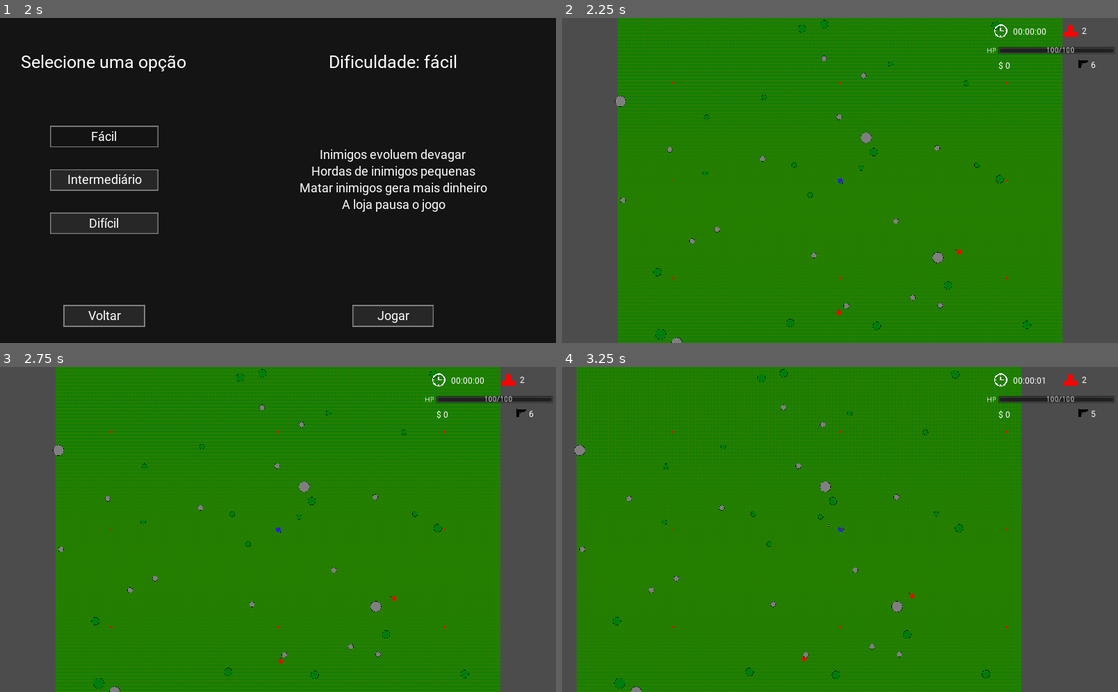
Above: before the commit, frames 1-4 (two rows, left to right).
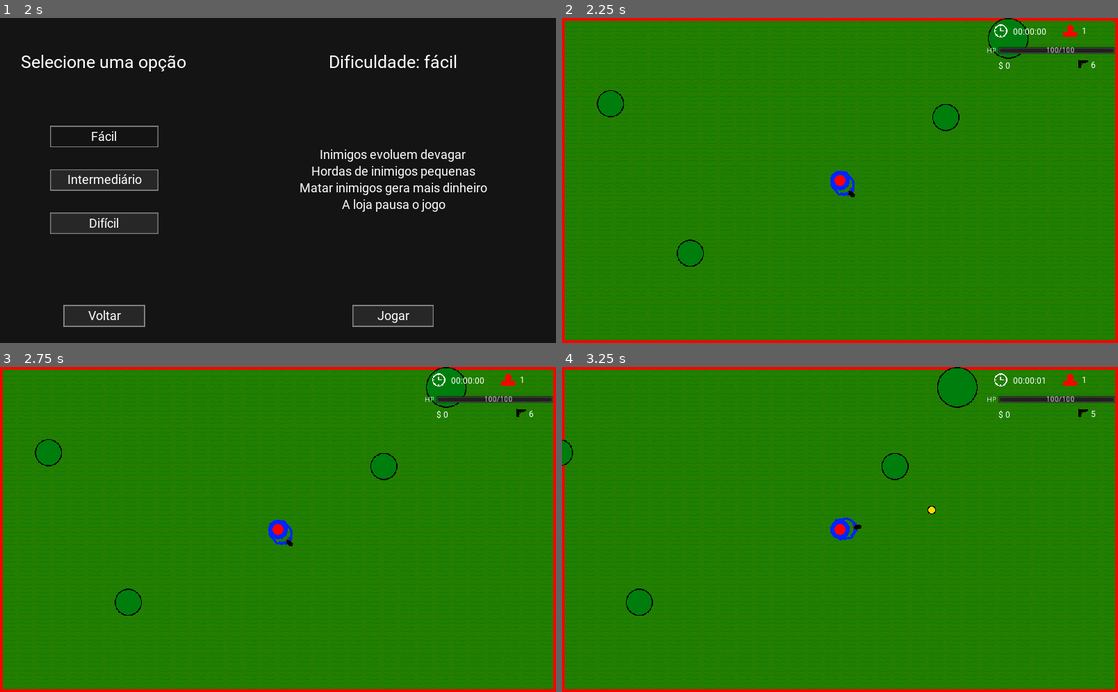
Above: after the commit, the same moments.

Repository: GregorioFornetti/Zigmor
Game: Godot game, scene res://Scenes_and_scripts/Interfaces/Menus/Main_menu.tscn
The game is run twice, just before and just after one commit, with the same random seed, the same clock (stepped at 60 frames per second) and the same inputs.
Inputs (mouse positions are in pixels of both pictures, inside the frame that each line leads up to):
- Up to frame 1 (2 s): click "Jogar" at 0.5 s; click "Fácil" at 1.25 s
- Up to frame 2 (2.25 s): click "Jogar" at 2 s
- Up to frame 3 (2.75 s): no input
- Up to frame 4 (3.25 s): tap Enter at 2.75 s; move the mouse to (962, 513) at 2.77 s; press the mouse at (962, 513) at 2.78 s; hold Right (ui_right) from 2.78 s (still down); tap 0 (0_shop_select) at 3.02 s

Frame 1 is identical in both runs. In frame 2, 35% of the frame differs, in the area x 0-100%, y 0-100%; in frame 3, 35%; in frame 4, 33%.

Commit message:
bug ia inimigo resolvido

Diff:
--- a/Scenes_and_scripts/Enemies/Enemy_base.gd
+++ b/Scenes_and_scripts/Enemies/Enemy_base.gd
@@ -70,12 +70,18 @@
 	# width e height estão relacionados ao retângulo de colisão que será criado para verificar
 	# a colisão
 	# Se ocorrer uma colisão, o retorno é true, caso contrário é false.
+	var teste = get_parent().get_node("TESTE")
+	teste.position = global_position
+	teste.transform = Transform2D(rotation + deg2rad(angle), global_position + Vector2(0, -height).rotated(rotation + deg2rad(angle)))
+
 	var query = Physics2DShapeQueryParameters.new()
 	query.collision_layer = 0b00000000001000000000
 	var shape = RectangleShape2D.new()
 	shape.extents = Vector2(width, height)
+	teste.shape = shape
 	query.set_shape(shape)
-	query.transform = Transform2D(rotation + PI / 2 + deg2rad(angle), global_position + Vector2(0, -height).rotated(rotation + deg2rad(angle)))
+	query.transform = Transform2D(rotation + deg2rad(angle), global_position + Vector2(0, -height).rotated(rotation + deg2rad(angle)))
+	# Transform2D(rotation + PI / 2 + deg2rad(angle), global_position + Vector2(0, -height).rotated(rotation + deg2rad(angle)))
 	return len(space_state.collide_shape(query, 1)) != 0
 
 func get_angle_to_dodge_obstacles(width, height):
--- a/Scenes_and_scripts/Enemies/Enemy_base.tscn
+++ b/Scenes_and_scripts/Enemies/Enemy_base.tscn
@@ -30,5 +30,9 @@
 wait_time = 4.0
 one_shot = true
 
+[node name="Navigation2D" type="Navigation2D" parent="."]
+
+[node name="Line2D" type="Line2D" parent="."]
+
 [connection signal="area_entered" from="Hurtbox" to="." method="_on_Hurtbox_area_entered"]
 [connection signal="timeout" from="HealthBar_timer" to="." method="_on_HealthBar_timer_timeout"]
--- a/Scenes_and_scripts/Enemies/Enemy_shooter_chaser.gd
+++ b/Scenes_and_scripts/Enemies/Enemy_shooter_chaser.gd
@@ -10,6 +10,7 @@
 
 func movimentation(delta):
 	var dodge_rotation = get_angle_to_dodge_obstacles($CollisionShape2D.shape.radius, 100)
+	print(dodge_rotation)
 	move_and_slide(global_position.direction_to(Player.global_position).rotated(deg2rad(dodge_rotation)) * attributes['speed'] * delta * 50)
 
 func set_default_range():
--- a/Scenes_and_scripts/Map_generation/Map_generator.gd
+++ b/Scenes_and_scripts/Map_generation/Map_generator.gd
@@ -13,6 +13,8 @@
 	create_chunks_if_necessary()
 
 func _draw():
+	var window_size = Vector2(ProjectSettings.get_setting("display/window/size/width"), ProjectSettings.get_setting("display/window/size/height"))
+	draw_rect(Rect2(Game.Player.global_position - window_size / 2, window_size), ColorN("red"), false, 10)
 	for i in range(1, -2, -1):
 		for j in range(1, -2, -1):
 			var x = Game.Player.global_position.x + ProjectSettings.get_setting("display/window/size/width") * 1.5 * i
--- a/Scenes_and_scripts/Player/Player.gd
+++ b/Scenes_and_scripts/Player/Player.gd
@@ -24,7 +24,7 @@
 
 enum {PISTOL, SHOTGUN, SNIPER}
 var attributes = {
-	"speed" : 1000,
+	"speed" : 250,
 	"max_health" : 100,
 	"status" : {
 		"health" : 100,
--- a/Scenes_and_scripts/Player/Player.tscn
+++ b/Scenes_and_scripts/Player/Player.tscn
@@ -95,7 +95,6 @@
 
 [node name="Camera2D" type="Camera2D" parent="."]
 current = true
-zoom = Vector2( 5, 5 )
 
 [connection signal="area_entered" from="Hurtbox" to="." method="_on_Hurtbox_area_entered"]
 [connection signal="timeout" from="Shoot_timer" to="." method="_on_Shoot_timer_timeout"]
--- a/Scenes_and_scripts/Testing_map.tscn
+++ b/Scenes_and_scripts/Testing_map.tscn
@@ -1,11 +1,13 @@
-[gd_scene load_steps=7 format=2]
+[gd_scene load_steps=8 format=2]
 
 [ext_resource path="res://Scenes_and_scripts/Interfaces/Interface.tscn" type="PackedScene" id=1]
 [ext_resource path="res://Scenes_and_scripts/Player/Player.tscn" type="PackedScene" id=2]
 [ext_resource path="res://Scenes_and_scripts/Interfaces/Upgrades_shop/Upgrades_shop.tscn" type="PackedScene" id=3]
 [ext_resource path="res://Scenes_and_scripts/Testing_map.gd" type="Script" id=4]
-[ext_resource path="res://Scenes_and_scripts/Spawner/Enemies_spawner.tscn" type="PackedScene" id=5]
+[ext_resource path="res://Scenes_and_scripts/Enemies/Pistol_enemy.tscn" type="PackedScene" id=5]
 [ext_resource path="res://Scenes_and_scripts/Map_generation/Map_generator.tscn" type="PackedScene" id=7]
+
+[sub_resource type="RectangleShape2D" id=1]
 
 [node name="Testing_map" type="Node2D"]
 script = ExtResource( 4 )
@@ -16,9 +18,15 @@
 
 [node name="Upgrade_shop" parent="." instance=ExtResource( 3 )]
 
-[node name="Enemies_spawner" parent="." instance=ExtResource( 5 )]
+[node name="Map_generator" parent="." instance=ExtResource( 7 )]
 
-[node name="Map_generator" parent="." instance=ExtResource( 7 )]
+[node name="Pistol_enemy" parent="." instance=ExtResource( 5 )]
+position = Vector2( 796.27, 223.006 )
+collision_layer = 2
+collision_mask = 518
+
+[node name="TESTE" type="CollisionShape2D" parent="."]
+shape = SubResource( 1 )
 
 [editable path="Upgrade_shop"]
 [editable path="Upgrade_shop/Main_container/Bottom_container/Shop_main_page"]
